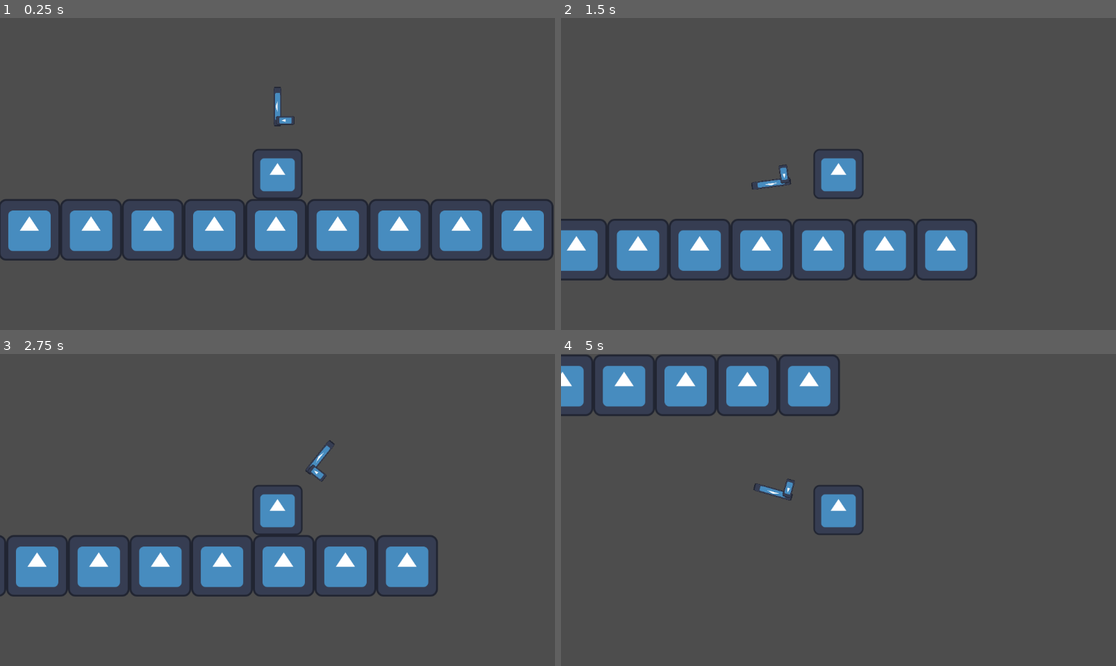
Above: before the commit, frames 1-4 (two rows, left to right).
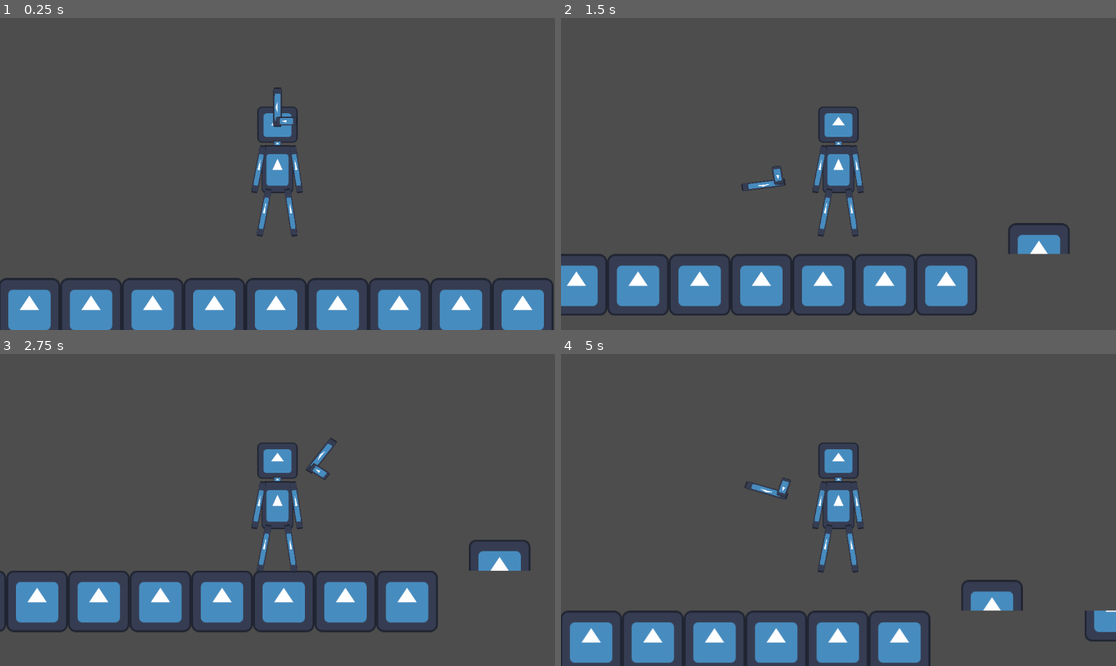
Above: after the commit, the same moments.

Repository: C10lego/plz-help-me
Game: Godot game, scene res://scenes/Level.tscn
Two runs of this game, one before a commit and one after it. Both use one fixed random seed, a clock stepped at 60 frames per second and the inputs below. The engine's default icon, where the game draws it, is replaced by a stand-in: a white triangle on a blue panel in a dark square.
Inputs (mouse positions are in pixels of both pictures, inside the frame that each line leads up to):
- Up to frame 1 (0.25 s): no input
- Up to frame 2 (1.5 s): move the mouse to (960, 158) at 0.52 s; hold D (Right) from 0.53 s (still down); click (960, 158) at 0.6 s; tap W (Up) at 0.77 s; move the mouse to (727, 189) at 1.27 s; click (727, 189) at 1.35 s
- Up to frame 3 (2.75 s): tap W (Up) at 1.52 s; move the mouse to (333, 441) at 2.02 s; release D (Right) at 2.03 s; hold A (Left) from 2.03 s (still down); click (333, 441) at 2.1 s
- Up to frame 4 (5 s): move the mouse to (810, 572) at 2.77 s; release A (Left) at 2.78 s; hold D (Right) 2.78-4.28 s; click (810, 572) at 2.85 s; tap W (Up) at 3.02, 3.77, 4.52 s; move the mouse to (1005, 556) at 3.52 s; click (1005, 556) at 3.6 s; move the mouse to (672, 463) at 4.27 s; hold A (Left) from 4.28 s (still down); click (672, 463) at 4.35 s

The runs differ from the first frame. In frame 1, 23% of the frame differs, in the area x 0-100%, y 22-100%; in frame 2, 17%; in frame 3, 17%; in frame 4, 16%.

Commit message:
teleport

Diff:
--- a/scenes/Level.tscn
+++ b/scenes/Level.tscn
@@ -1,17 +1,18 @@
-[gd_scene load_steps=6 format=3 uid="uid://cht4udhywf65c"]
+[gd_scene load_steps=8 format=3 uid="uid://cht4udhywf65c"]
 
 [ext_resource type="Texture2D" uid="uid://llja3o0vvmse" path="res://icon.svg" id="1_0t58r"]
+[ext_resource type="Script" path="res://scenes/level.gd" id="1_whh7j"]
 [ext_resource type="PackedScene" uid="uid://jrf4pnpfboxq" path="res://scenes/character.tscn" id="2_fxy0q"]
 [ext_resource type="PackedScene" uid="uid://bv3lfslugmrgn" path="res://scenes/gun.tscn" id="3_mmme7"]
 
 [sub_resource type="TileSetAtlasSource" id="TileSetAtlasSource_21l0h"]
 texture = ExtResource("1_0t58r")
-texture_region_size = Vector2i(64, 128)
+texture_region_size = Vector2i(64, 64)
 0:7/0 = 0
 0:6/0 = 0
 1:6/0 = 0
 1:0/0 = 0
-1:0/0/physics_layer_0/polygon_0/points = PackedVector2Array(-32, -64, 32, -64, 32, 64, -32, 64)
+1:0/0/physics_layer_0/polygon_0/points = PackedVector2Array(-32, -32, 32, -32, 32, 32, -32, 32)
 1:7/0 = 0
 2:0/0 = 0
 2:6/0 = 0
@@ -50,10 +51,12 @@
 0:3/0 = 0
 0:2/0 = 0
 0:1/0 = 0
+0:1/0/physics_layer_0/polygon_0/points = PackedVector2Array(-32, -32, 32, -32, 32, 32, -32, 32)
 0:0/0 = 0
-0:0/0/physics_layer_0/polygon_0/points = PackedVector2Array(-32, -64, 32, -64, 32, 64, -32, 64)
+0:0/0/physics_layer_0/polygon_0/points = PackedVector2Array(-32, -32, 32, -32, 32, 32, -32, 32)
 0:5/0 = 0
 1:1/0 = 0
+1:1/0/physics_layer_0/polygon_0/points = PackedVector2Array(-32, -32, 32, -32, 32, 32, -32, 32)
 1:2/0 = 0
 1:3/0 = 0
 1:4/0 = 0
@@ -75,20 +78,32 @@
 4:1/0 = 0
 
 [sub_resource type="TileSet" id="TileSet_5c8m3"]
-tile_size = Vector2i(64, 128)
+tile_size = Vector2i(64, 64)
 physics_layer_0/collision_layer = 2
 sources/1 = SubResource("TileSetAtlasSource_21l0h")
 
+[sub_resource type="WorldBoundaryShape2D" id="WorldBoundaryShape2D_ioudc"]
+
 [node name="Node2D" type="Node2D"]
+script = ExtResource("1_whh7j")
 
 [node name="TileMap" type="TileMap" parent="."]
 tile_set = SubResource("TileSet_5c8m3")
 format = 2
-layer_0/tile_data = PackedInt32Array(262144, 1, 0, 262145, 6 …(223 unchanged characters)… 262156, 1, 0, 262158, 1, 0, 262160, 1, 0)
+layer_0/tile_data = PackedInt32Array(262144, 1, 0, 262145, 6 …(223 unchanged characters)… 262156, 1, 0, 262158, 1, 0, 262160, 1, 0, 327680, 1, 1, 327682, 1, 1, 327684, 1, 1, 327686, 1, 1, 327688, 1, 1, 327690, 1, 1, 327692, 1, 1, 327694, 1, 1, 327696, 1, 1, 327697, 65537, 1, 327695, 65537, 1, 327693, 65537, 1, 327691, 65537, 1, 327689, 65537, 1, 327687, 65537, 1, 327685, 65537, 1, 327683, 65537, 1, 327681, 65537, 1, 196628, 65537, 0, 196627, 1, 0, 262168, 65537, 1, 262167, 1, 1, 131099, 1, 0, 196635, 1, 1, 327678, 65537, 1, 262142, 1, 1)
 
 [node name="Character" parent="." instance=ExtResource("2_fxy0q")]
-position = Vector2(579, 449)
+position = Vector2(579, 11)
 
 [node name="Gun" parent="Character" instance=ExtResource("3_mmme7")]
 position = Vector2(0, 0.25)
-scale = Vector2(0.25, 0.25)
+scale = Vector2(0.1, 0.1)
+
+[node name="Area2D" type="Area2D" parent="."]
+position = Vector2(0, 683)
+scale = Vector2(46, 21.56)
+
+[node name="CollisionShape2D" type="CollisionShape2D" parent="Area2D"]
+shape = SubResource("WorldBoundaryShape2D_ioudc")
+
+[connection signal="body_entered" from="Area2D" to="." method="_on_area_2d_body_entered"]
--- a/scenes/character.tscn
+++ b/scenes/character.tscn
@@ -4,18 +4,54 @@
 [ext_resource type="Texture2D" uid="uid://llja3o0vvmse" path="res://icon.svg" id="2_7tt77"]
 
 [sub_resource type="RectangleShape2D" id="RectangleShape2D_ce862"]
-size = Vector2(26, 26)
+size = Vector2(8, 25.3441)
 
 [node name="Character" type="CharacterBody2D"]
-scale = Vector2(4, 4)
+scale = Vector2(11.151, 10)
 collision_mask = 2
 script = ExtResource("1_f1ao1")
 
 [node name="Sprite2D" type="Sprite2D" parent="."]
-scale = Vector2(0.203125, 0.203125)
+position = Vector2(0, -10.25)
+scale = Vector2(0.0585938, 0.0585938)
+texture = ExtResource("2_7tt77")
+
+[node name="Sprite2D2" type="Sprite2D" parent="."]
+position = Vector2(0, -6.25)
+scale = Vector2(0.0117187, 0.0117188)
+texture = ExtResource("2_7tt77")
+
+[node name="Sprite2D3" type="Sprite2D" parent="."]
+position = Vector2(0, -1)
+scale = Vector2(0.046875, 0.078125)
+texture = ExtResource("2_7tt77")
+
+[node name="Sprite2D4" type="Sprite2D" parent="."]
+position = Vector2(3.5, -1)
+rotation = -0.136865
+scale = Vector2(0.00976563, 0.078125)
+texture = ExtResource("2_7tt77")
+
+[node name="Sprite2D7" type="Sprite2D" parent="."]
+position = Vector2(2.5, 8)
+rotation = -0.136865
+scale = Vector2(0.00976563, 0.078125)
+texture = ExtResource("2_7tt77")
+
+[node name="Sprite2D5" type="Sprite2D" parent="."]
+position = Vector2(-3.5, -1)
+rotation = 0.170722
+scale = Vector2(0.00976563, 0.078125)
+texture = ExtResource("2_7tt77")
+
+[node name="Sprite2D6" type="Sprite2D" parent="."]
+position = Vector2(-2.5, 8)
+rotation = 0.170722
+scale = Vector2(0.00976563, 0.078125)
 texture = ExtResource("2_7tt77")
 
 [node name="CollisionShape2D" type="CollisionShape2D" parent="."]
+position = Vector2(0, -0.125)
 shape = SubResource("RectangleShape2D_ce862")
 
 [node name="Camera2D" type="Camera2D" parent="."]
--- a/scenes/gun.tscn
+++ b/scenes/gun.tscn
@@ -4,6 +4,7 @@
 [ext_resource type="Texture2D" uid="uid://llja3o0vvmse" path="res://icon.svg" id="2_xjgst"]
 
 [node name="Gun" type="Node2D"]
+scale = Vector2(0.5, 0.5)
 script = ExtResource("1_ip6ew")
 
 [node name="Sprite2D" type="Sprite2D" parent="."]
--- /dev/null
+++ b/scenes/level.gd
@@ -0,0 +1,8 @@
+extends Node2D
+
+
+
+
+
+func _on_area_2d_body_entered(body: Node2D) -> void:
+	position = Vector2(0,0)
